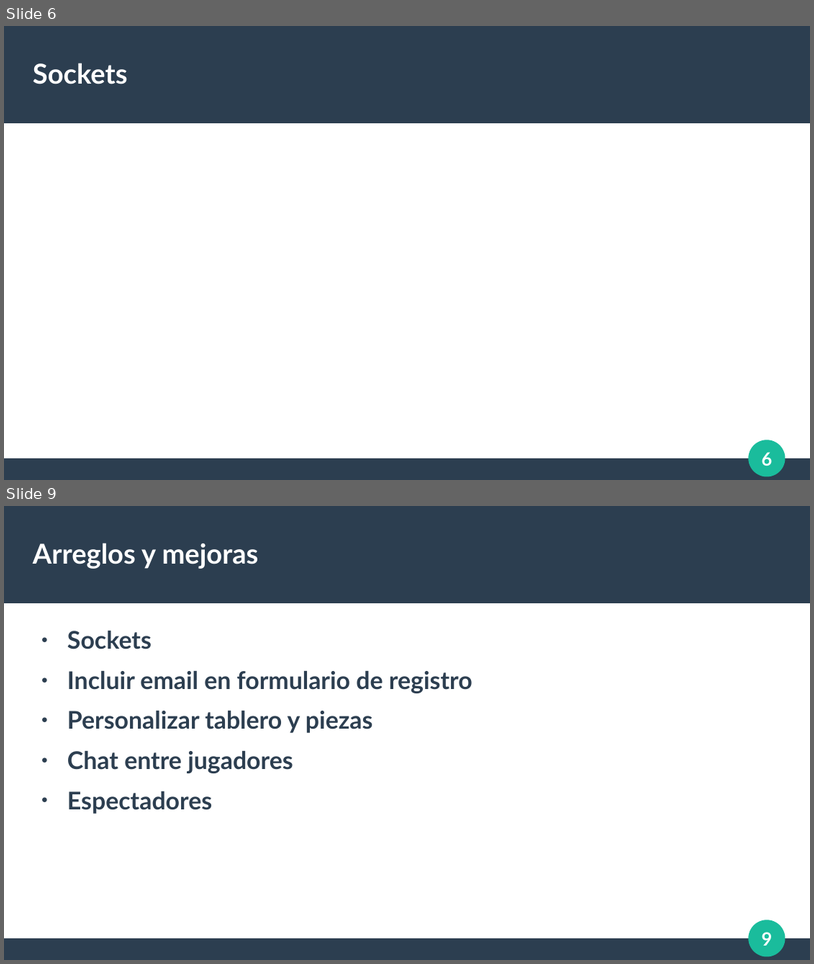
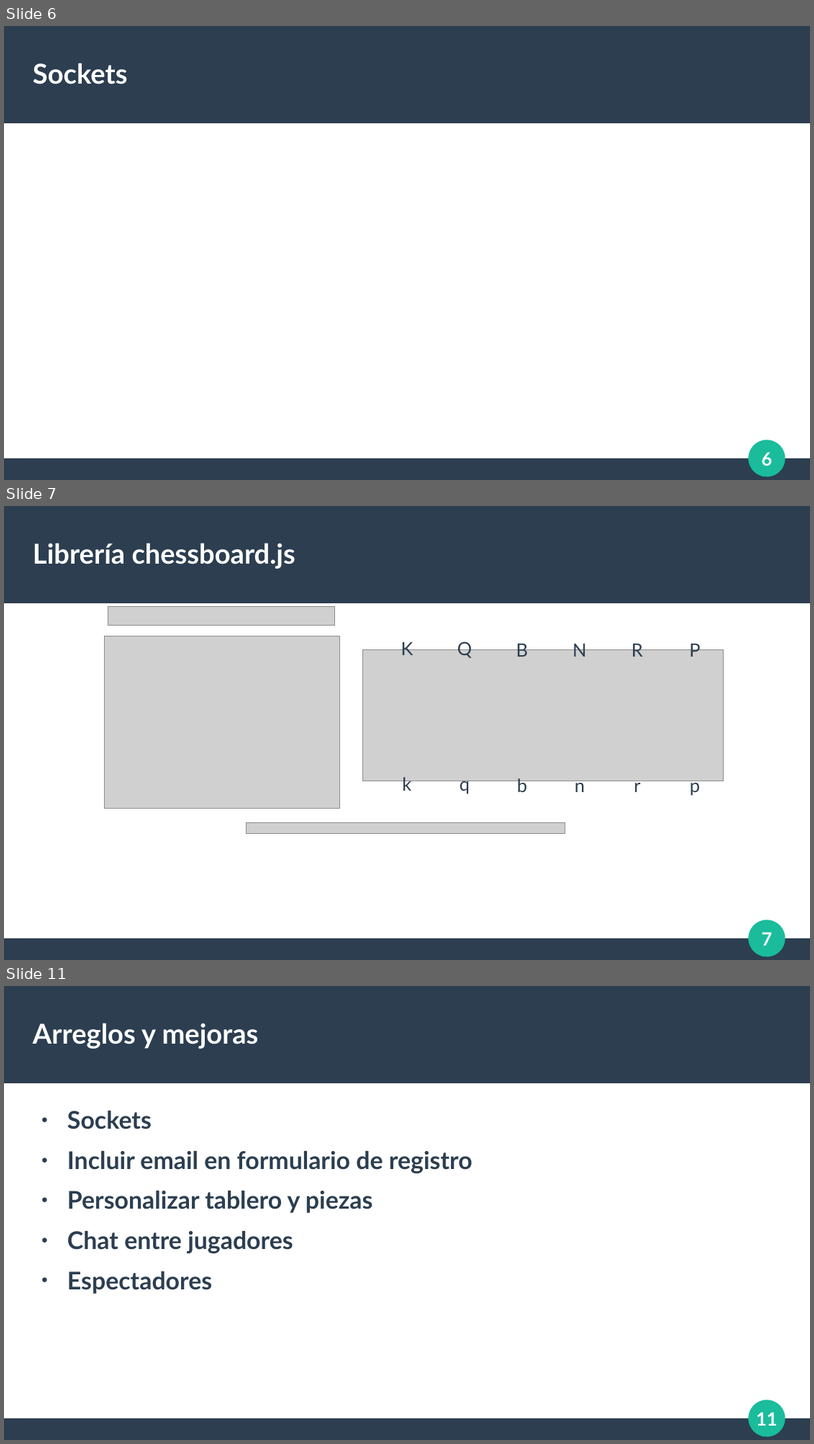
Before and after one commit to El69Man/Chess-Online, a slide deck: Documentación/Exposición.odp. Shown one above the other, each under a label of ours: slides 6 and 9 before the commit, slides 6, 7 and 11 after it; the slides between them are not shown. The pictures are 814x964 and 814x1444 pixels, drawn with LibreOffice and Linux fonts; fonts in the diff are those of the drawing; grey boxes stand for pictures. Boxes give left, top, right and bottom in pixels: in the first picture for what was removed or moved away, otherwise in the second. Text is boxed around its words. In the diff, an @@ line names an element or a change of style, - is before the commit and + after.

```diff
--- a/Documentación/Exposición.odp
+++ b/Documentación/Exposición.odp
@@ slide 7 added at [4,506,810,960], background #FFFFFF; not listed: 4 template elements that a slide beside it also shows @@
@@ title added at [33,543,296,569], 27 pt, text #FFFFFF, bold @@
+Librería chessboard.js
@@ picture added at [108,607,334,626] @@
@@ picture added at [105,636,341,809] @@
@@ picture added at [363,650,725,781] @@
@@ text added at [401,639,414,655], 18 pt, text #2C3E50 @@
+K
@@ text added at [458,639,472,658], 18 pt, text #2C3E50 @@
+Q
@@ text added at [517,641,528,656], 18 pt, text #2C3E50 @@
+B
@@ text added at [573,641,586,656], 18 pt, text #2C3E50 @@
+N
@@ text added at [632,641,643,656], 18 pt, text #2C3E50 @@
+R
@@ text added at [689,641,700,656], 18 pt, text #2C3E50 @@
+P
@@ text added at [402,777,412,793], 18 pt, text #2C3E50 @@
+k
@@ text added at [460,780,470,793], 18 pt, text #2C3E50 @@
+q
@@ text added at [517,778,527,795], 18 pt, text #2C3E50 @@
+b
@@ text added at [575,780,585,795], 18 pt, text #2C3E50 @@
+n
@@ text added at [634,776,640,792], 18 pt, text #2C3E50 @@
+r
@@ text added at [690,780,700,795], 18 pt, text #2C3E50 @@
+p
@@ picture added at [246,823,566,834] @@
@@ what was slide 9 is now slide 11 @@
@@ page number at [756,1412,777,1425]: text changed @@
-9
+11
```
Also in this commit, not shown: 2 slides changed, 1 other slide added.
